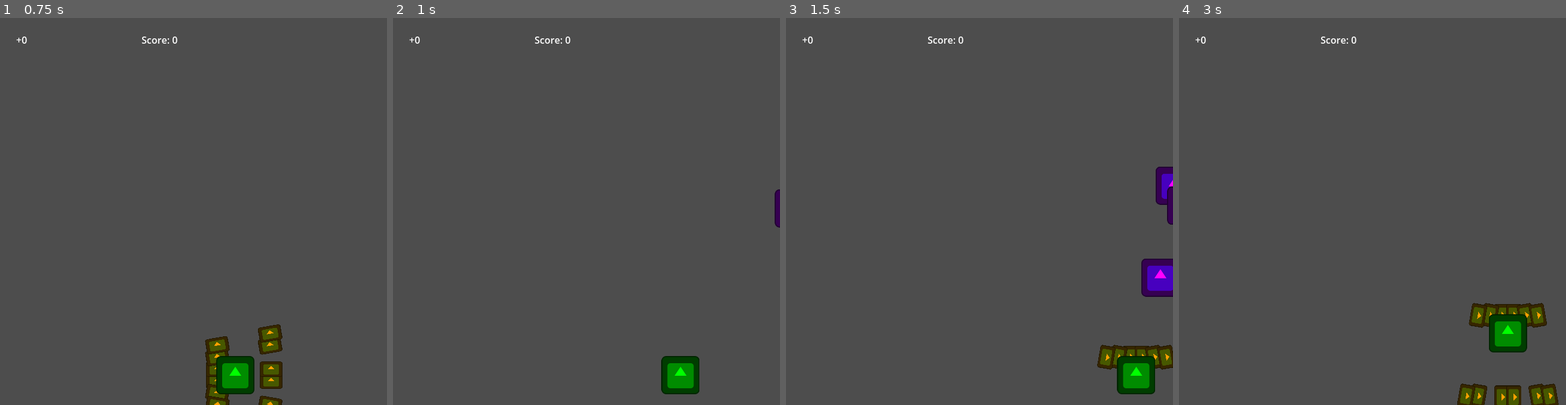
Above: before the commit, frames 1-4 (left to right).
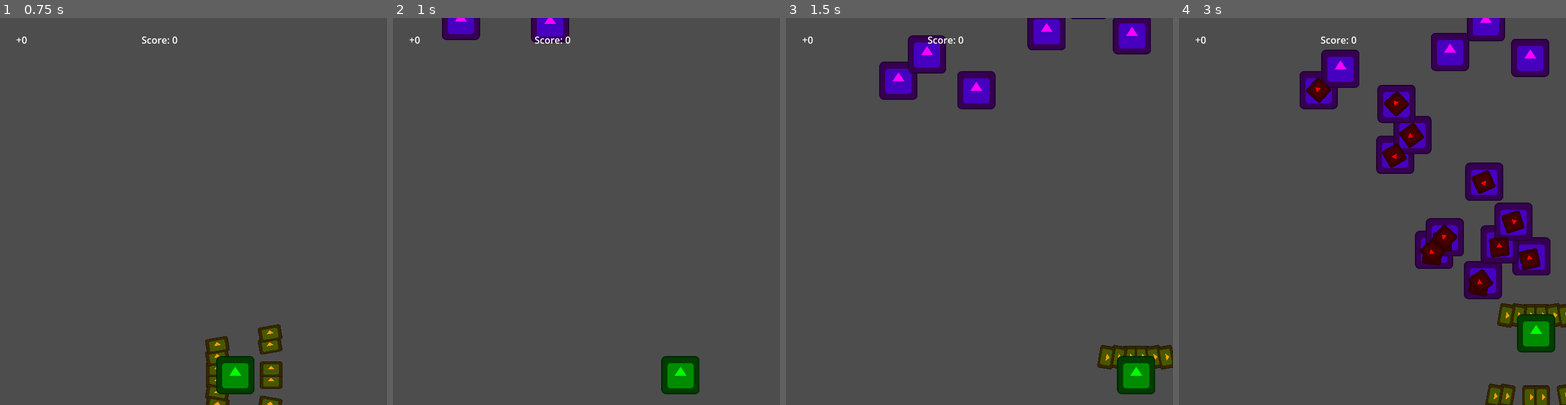
Above: after the commit, the same moments.

Repository: Zeroeth-0/Gatogun
Game: Godot game, scene res://scenes/levels/world.tscn
Two runs of this game, one before a commit and one after it. Both use one fixed random seed, a clock stepped at 60 frames per second and the inputs below. The engine's default icon, where the game draws it, is replaced by a stand-in: a white triangle on a blue panel in a dark square.
Inputs:
- Up to frame 1 (0.75 s): tap Enter at 0.5 s; hold Right (RIGHT) from 0.53 s (still down); tap C (A) at 0.6 s
- Up to frame 2 (1 s): keep holding Right (RIGHT); tap X (B) at 0.8 s
- Up to frame 3 (1.5 s): release Right (RIGHT) at 1.28 s; hold Down (DOWN) from 1.28 s (still down); tap X (B) at 1.35 s
- Up to frame 4 (3 s): tap C (A) at 1.55, 2.1 s; release Down (DOWN) at 2.03 s; hold Right (RIGHT) 2.03-2.78 s; tap X (B) at 2.3, 2.85 s; hold Up (UP) from 2.78 s (still down)

Frame 1 is identical in both runs. In frame 2, 1.3% of the frame differs, in the area x 12-100%, y 0-55%; in frame 3, 5.9%; in frame 4, 16%, in the area x 31-100%, y 0-100%.

Commit message:
Fever Extend & Rank System

Diff:
--- a/project.godot
+++ b/project.godot
@@ -12,7 +12,7 @@
 
 config/name="Gatodius"
 run/main_scene="res://scenes/levels/world.tscn"
-config/features=PackedStringArray("4.2", "GL Compatibility")
+config/features=PackedStringArray("4.1", "GL Compatibility")
 run/max_fps=240
 config/icon="res://icon.svg"
 
--- /dev/null
+++ b/scenes/UI/extend_bar.tscn
@@ -0,0 +1,16 @@
+[gd_scene load_steps=3 format=3 uid="uid://0mmb5byle7yk"]
+
+[ext_resource type="Texture2D" uid="uid://ce0fya5hhg2rw" path="res://progressbar.png" id="1_ju7lg"]
+[ext_resource type="Script" path="res://source/UI/feverBar.gd" id="2_iqj6p"]
+
+[node name="ExtendBar" type="TextureProgressBar"]
+offset_left = 50.0
+offset_top = 68.0
+offset_right = 600.0
+offset_bottom = 92.0
+scale = Vector2(0.998192, 0.982759)
+pivot_offset = Vector2(275, 0)
+fill_mode = 6
+texture_progress = ExtResource("1_ju7lg")
+script = ExtResource("2_iqj6p")
+mode_extend = true
--- a/scenes/UI/fever_bar.tscn
+++ b/scenes/UI/fever_bar.tscn
@@ -12,3 +12,4 @@
 fill_mode = 6
 texture_progress = ExtResource("1_643o8")
 script = ExtResource("2_km53o")
+fever_color = Color(1, 0, 0, 1)
--- a/scenes/bullets/player/heavy_bullet.tscn
+++ b/scenes/bullets/player/heavy_bullet.tscn
@@ -7,6 +7,7 @@
 
 [node name="Player Bullet" type="Area2D" groups=["Fire"]]
 z_index = 2
+scale = Vector2(1.1, 1.1)
 script = ExtResource("1_hdvn3")
 speed = 1100.0
 damage = 2
--- a/scenes/levels/world.tscn
+++ b/scenes/levels/world.tscn
@@ -11,6 +11,7 @@
 [ext_resource type="PackedScene" uid="uid://chegi2am56x1" path="res://scenes/UI/combo_label.tscn" id="9_ckr2p"]
 [ext_resource type="PackedScene" uid="uid://jkopai8ptvrm" path="res://scenes/UI/score_label.tscn" id="10_s7d0j"]
 [ext_resource type="PackedScene" uid="uid://ber78ar7g5504" path="res://scenes/UI/fever_bar.tscn" id="11_yb1ae"]
+[ext_resource type="PackedScene" uid="uid://0mmb5byle7yk" path="res://scenes/UI/extend_bar.tscn" id="12_rh75x"]
 
 [node name="World" type="Node2D"]
 script = ExtResource("1_btnht")
@@ -112,7 +113,6 @@
 position = Vector2(261, 0)
 
 [node name="Ground" parent="." instance=ExtResource("5_sf1u2")]
-csv_file = "res://source/levels/test_ground.txt"
 enemy_scenes = Array[PackedScene]([ExtResource("6_kdx7s"), ExtResource("7_ewcwf"), ExtResource("6_ay5fw")])
 
 [node name="DeadBounds" parent="." instance=ExtResource("3_0hlg8")]
@@ -131,3 +131,10 @@
 [node name="FeverBar" parent="." instance=ExtResource("11_yb1ae")]
 z_index = 5
 fever_color = Color(0.921569, 0, 0, 1)
+
+[node name="ExtendBar" parent="FeverBar" instance=ExtResource("12_rh75x")]
+layout_mode = 0
+offset_left = 0.0
+offset_top = 0.0
+offset_right = 548.0
+offset_bottom = 24.0
--- a/source/UI/feverBar.gd
+++ b/source/UI/feverBar.gd
@@ -6,13 +6,26 @@
 @export var normal_color: Color
 @export var fever_color: Color
 
+@export var mode_extend: bool = false  # Activa el modo extendido
+
+var fever_offset: int = 0  # Para el modo extendido
+
 func _ready():
 	min_value = 0
 	max_value = max_fever
 	value = 0  # Inicia en cero
 
 func _process(delta):
-	value = SCORE.fever  # Actualizar el valor de la barra
+	if mode_extend:
+		# Modo Extend: Ajusta el offset si se supera un múltiplo de max_fever
+		if SCORE.fever >= fever_offset + max_fever:
+			fever_offset += max_fever
+
+		if SCORE.rank < 6: value = SCORE.fever - fever_offset
+		else: value = 0
+	else:
+		# Modo Fever: Comportamiento normal
+		value = SCORE.fever
 
 	# Cambiar el color dependiendo de SCORE.isFever
 	if SCORE.isFever:
--- a/source/weapons/emitter.gd
+++ b/source/weapons/emitter.gd
@@ -24,7 +24,7 @@
 # ------------------------------------------------Weapon--------------------------------------------------
 
 @export_category("WEAPON")
-var rank = SCORE.Rank
+var rank = SCORE.rank
 @export_group("DIRECTION")
 enum Direction { NORTH, WEST, SOUTH, EAST, NWEST, NEAST, SWEST, SEAST }
 @export var directionEnum: Direction = Direction.SOUTH # Implementado
--- a/utils/ScoreManager.gd
+++ b/utils/ScoreManager.gd
@@ -5,6 +5,7 @@
 var combo: int = 0
 var fever: int = 0
 var isFever: bool = false
+var rank: int = 1
 var comboTimer: float = 1.0
 var feverTimer: float = 3.0
 @export_range(0, 6, 1) var Rank: float = 1.0
@@ -16,10 +17,14 @@
 	fever_counter(delta)
 	combo_counter(delta)
 
-	if fever >= 100:
-		isFever = true
+	if fever >= 200:
 		fever = 100
-	if fever <= 0: isFever = false
+		if rank < 6: rank += 1
+
+	if fever >= 100: isFever = true
+	if fever <= 0:
+		isFever = false
+		rank = 1
 
 func fever_counter(delta):
 	feverTimer -= delta
@@ -52,5 +57,5 @@
 	feverTimer = 3.0
 
 func add_score(score):
-	if isFever: score *= 10
+	if isFever: score *= 2**rank
 	GeneralGameScore += score
Not shown: 1 places in scenes/levels/world.tscn that only renumber resources
Not shown, changed: source/levels/test.txt
